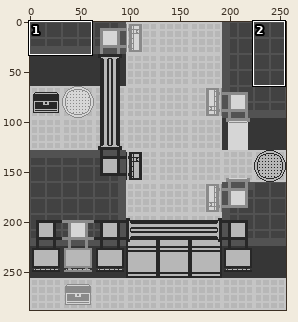
Sprite sheet: game assets/Tiles/tileExample.png. Above: a wide view before the commit, with the close-up outlined.
Close-up. Old version:
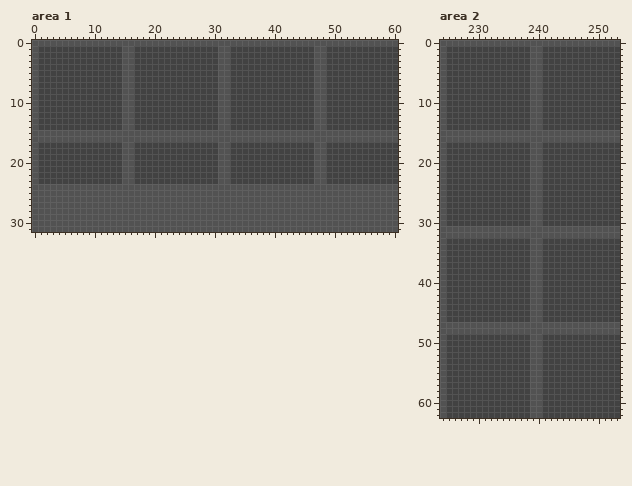
The file is 256x288 pixels. Colours within 5 levels of each other are drawn and written as one. Shown: area 1: x 0..60, y 0..31; area 2: x 224..253, y 0..62.
The result:
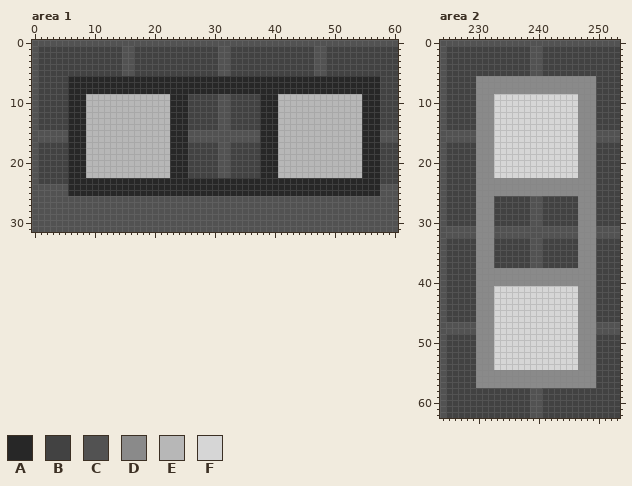
Palette (. is transparent): A #272727  B #424242  C #525252  D #8a8a8a  E #b7b7b7  F #d6d6d6
The author wrote: Updated tile example, added spike tile to tilesheet
Difference:
Area 1:
y 6..8: x 6..57 BBBBBBBBBCCBBBBBBBBBBBBBBCCBBBBBBBBBBBBBBCCBBBBBBBBB -> AAAAAAAAAAAAAAAAAAAAAAAAAAAAAAAAAAAAAAAAAAAAAAAAAAAA
y 9..14: x 6..25 BBBBBBBBBCCBBBBBBBBB -> AAAEEEEEEEEEEEEEEAAA; x 38..57 BBBBBBBBBCCBBBBBBBBB -> AAAEEEEEEEEEEEEEEAAA
y 15..16: x 6..25 CCCCCCCCCCCCCCCCCCCC -> AAAEEEEEEEEEEEEEEAAA; x 38..57 CCCCCCCCCCCCCCCCCCCC -> AAAEEEEEEEEEEEEEEAAA
y 17..22: x 6..25 BBBBBBBBBCCBBBBBBBBB -> AAAEEEEEEEEEEEEEEAAA; x 38..57 BBBBBBBBBCCBBBBBBBBB -> AAAEEEEEEEEEEEEEEAAA
y 23: x 6..57 BBBBBBBBBCCBBBBBBBBBBBBBBCCBBBBBBBBBBBBBBCCBBBBBBBBB -> AAAAAAAAAAAAAAAAAAAAAAAAAAAAAAAAAAAAAAAAAAAAAAAAAAAA
y 24..25: x 6..57 CCCCCCCCCCCCCCCCCCCCCCCCCCCCCCCCCCCCCCCCCCCCCCCCCCCC -> AAAAAAAAAAAAAAAAAAAAAAAAAAAAAAAAAAAAAAAAAAAAAAAAAAAA
Area 2:
y 6..8: x 230..249 BBBBBBBBBCCBBBBBBBBB -> DDDDDDDDDDDDDDDDDDDD
y 9..14: x 230..249 BBBBBBBBBCCBBBBBBBBB -> DDDFFFFFFFFFFFFFFDDD
y 15..16: x 230..249 CCCCCCCCCCCCCCCCCCCC -> DDDFFFFFFFFFFFFFFDDD
y 17..22: x 230..249 BBBBBBBBBCCBBBBBBBBB -> DDDFFFFFFFFFFFFFFDDD
y 23..25: x 230..249 BBBBBBBBBCCBBBBBBBBB -> DDDDDDDDDDDDDDDDDDDD
y 26..30: x 230..232 BBB -> DDD; x 247..249 BBB -> DDD
y 31..32: x 230..232 CCC -> DDD; x 247..249 CCC -> DDD
y 33..37: x 230..232 BBB -> DDD; x 247..249 BBB -> DDD
y 38..40: x 230..249 BBBBBBBBBCCBBBBBBBBB -> DDDDDDDDDDDDDDDDDDDD
y 41..46: x 230..249 BBBBBBBBBCCBBBBBBBBB -> DDDFFFFFFFFFFFFFFDDD
y 47..48: x 230..249 CCCCCCCCCCCCCCCCCCCC -> DDDFFFFFFFFFFFFFFDDD
y 49..54: x 230..249 BBBBBBBBBCCBBBBBBBBB -> DDDFFFFFFFFFFFFFFDDD
y 55..57: x 230..249 BBBBBBBBBCCBBBBBBBBB -> DDDDDDDDDDDDDDDDDDDD
